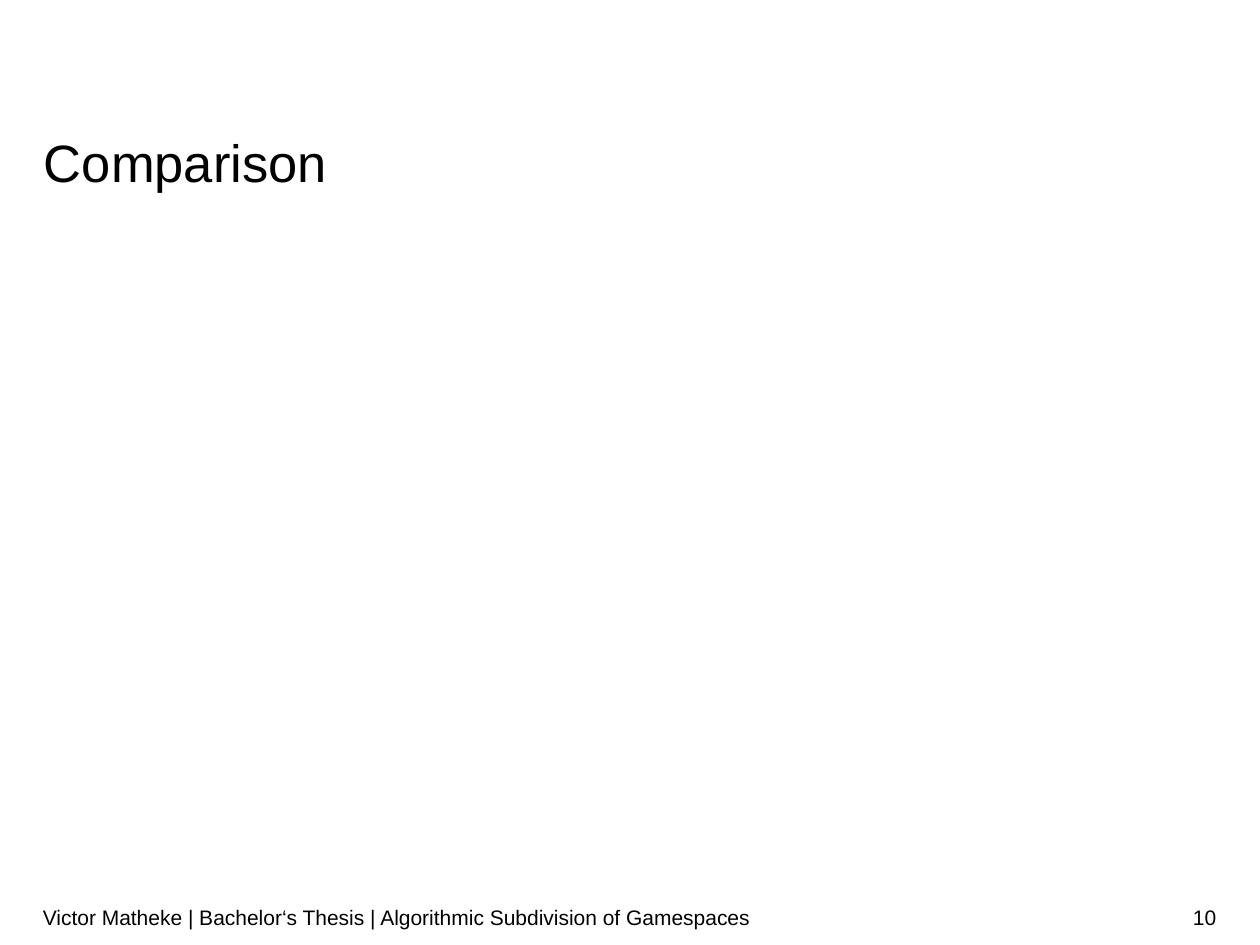
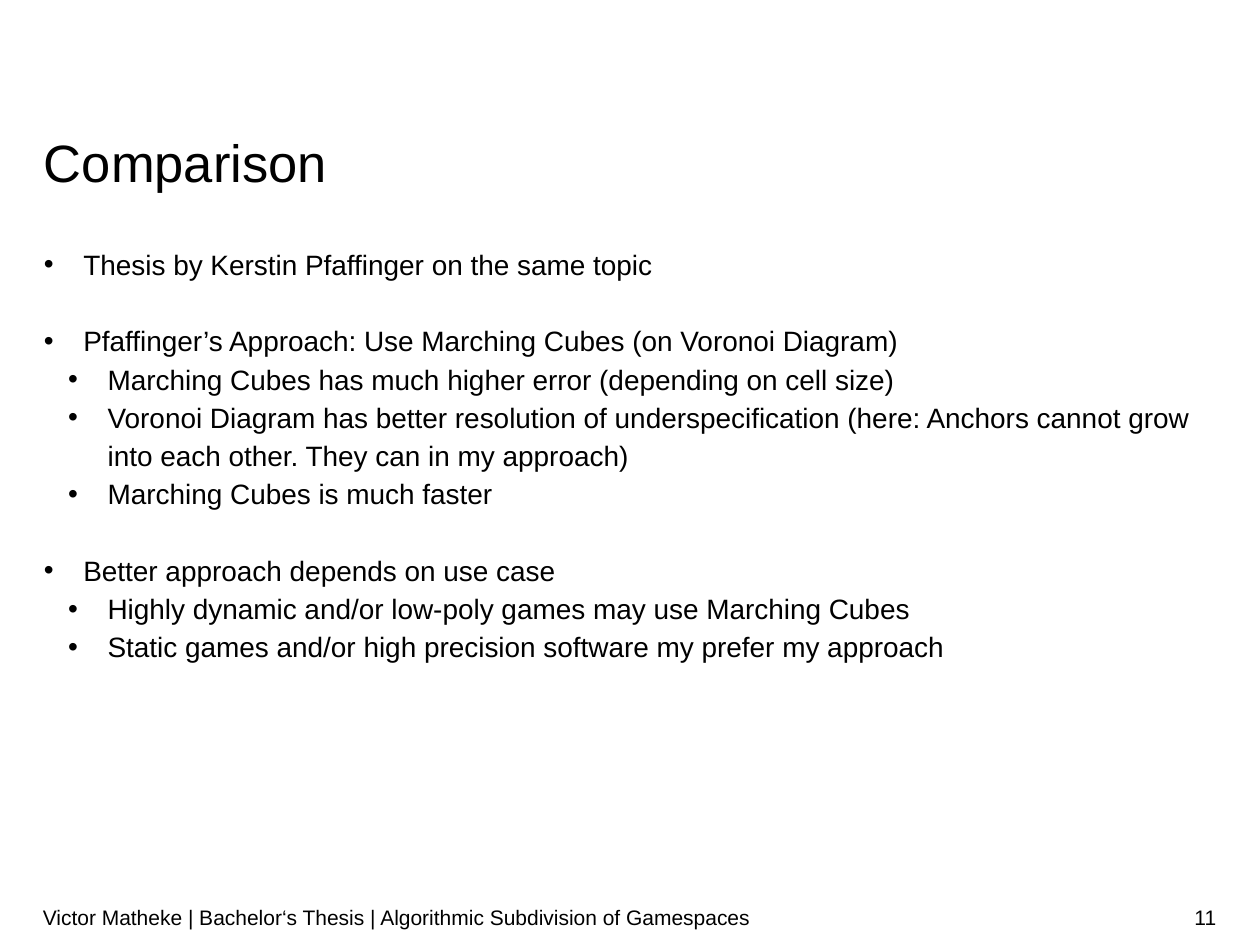
Before and after one commit to surrealtm/Thesis, a slide deck: slide 11 of Presentation/Presentation.pptx (slide 10 before the commit). Drawn at 1260x945 pixels with LibreOffice and Linux fonts; fonts in the diff are those of the drawing; background and template pictures are left out. Boxes give left, top, right and bottom in pixels: in the first picture for what was removed or moved away, otherwise in the second. Text is boxed around its words. In the diff, an @@ line names an element or a change of style, - is before the commit and + after.

```diff
--- a/Presentation/Presentation.pptx
+++ b/Presentation/Presentation.pptx
@@ text added at box(83, 254, 1189, 663), 16 pt, text #000000 @@
+• Thesis by Kerstin Pfaffinger on the same topic
+• Pfaffinger’s Approach: Use Marching Cubes (on Voronoi Diagram)
+  • Marching Cubes has much higher error (depending on cell size)
+  • Voronoi Diagram has better resolution of underspecification (here: Anchors cannot grow into each other. They can in my approach)
+  • Marching Cubes is much faster
+• Better approach depends on use case
+  • Highly dynamic and/or low-poly games may use Marching Cubes
+  • Static games and/or high precision software my prefer my approach
@@ page number at box(1194, 910, 1216, 925): text changed @@
-10
+11
```
Also in this commit, not shown: 1 other slide changed, 1 slide added.
